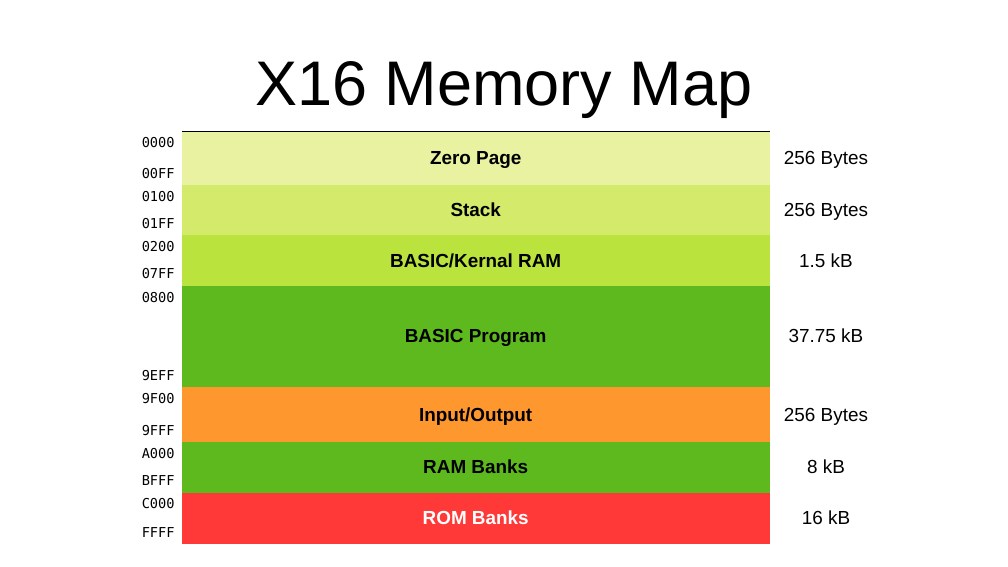
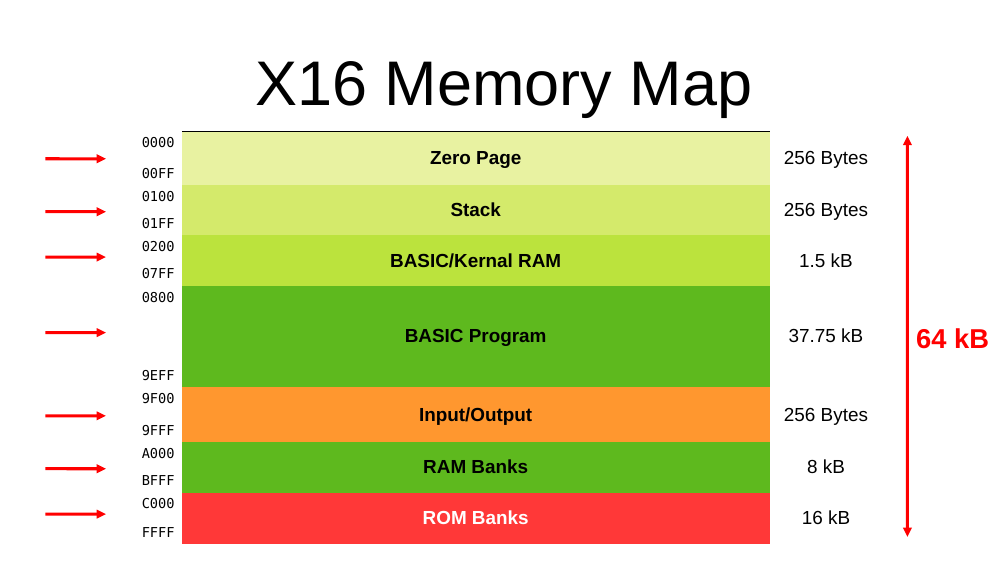
Before and after one commit to SlithyMatt/x16-assembly-tutorial, a slide deck: slide 2 of Lesson2/Lesson2.odp. Drawn at 1008x567 pixels with LibreOffice and Linux fonts; fonts in the diff are those of the drawing. Boxes give left, top, right and bottom in pixels: in the first picture for what was removed or moved away, otherwise in the second. Text is boxed around its words. In the diff, an @@ line names an element or a change of style, - is before the commit and + after.

```diff
--- a/Lesson2/Lesson2.odp
+++ b/Lesson2/Lesson2.odp
@@ double arrow added from (907, 136) to (907, 537), #FF0000 2.89 pt @@
@@ arrow added from (45, 159) to (106, 159), #FF0000 2.89 pt @@
@@ arrow added from (45, 212) to (106, 212), #FF0000 2.89 pt @@
@@ arrow added from (45, 257) to (106, 257), #FF0000 2.89 pt @@
@@ text added at (916, 328, 989, 349), 26 pt, text #FF0000, bold @@
+64 kB
@@ arrow added from (45, 333) to (106, 333), #FF0000 2.89 pt @@
@@ arrow added from (45, 416) to (106, 416), #FF0000 2.89 pt @@
@@ arrow added from (45, 469) to (106, 469), #FF0000 2.89 pt @@
@@ arrow added from (45, 514) to (106, 514), #FF0000 2.89 pt @@
```
Also in this commit, not shown: 1 other slide changed, 2 slides added, 5 slides removed, 2 other files.
